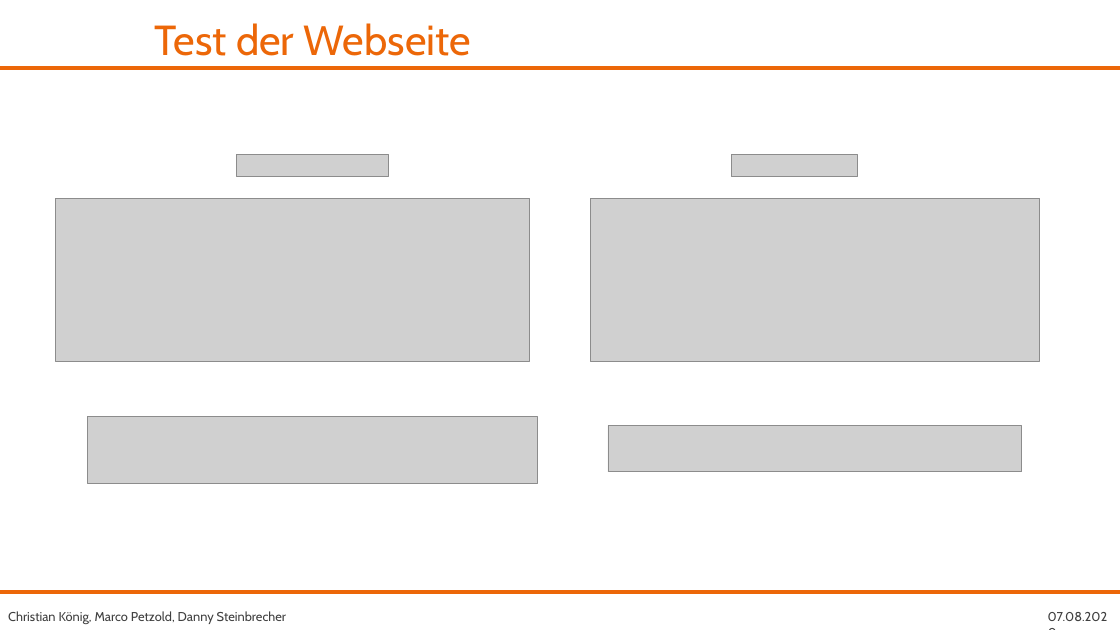
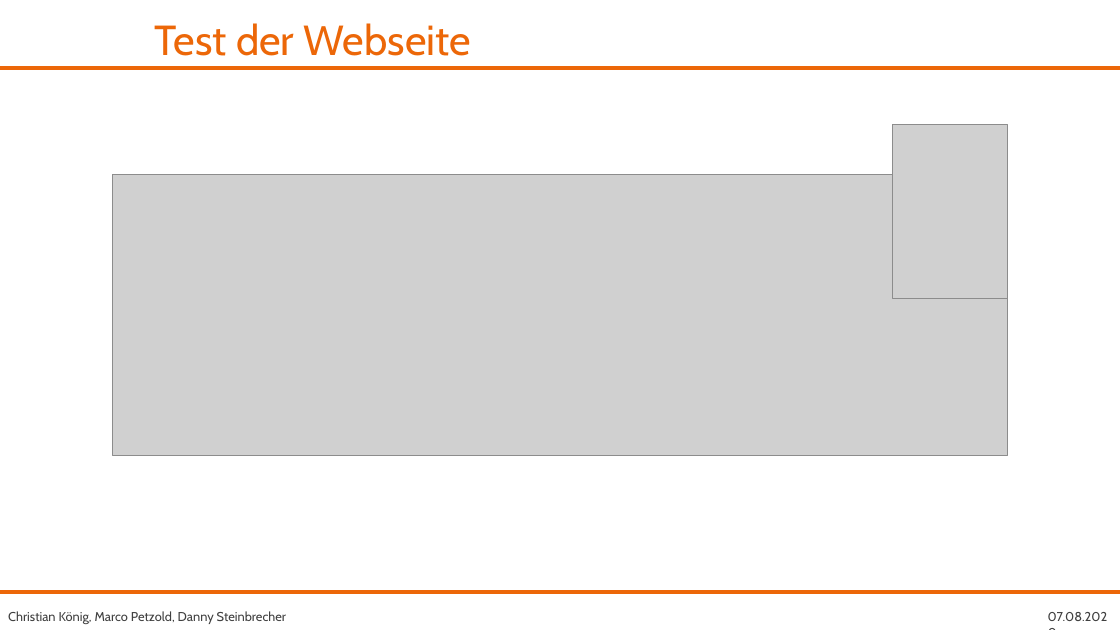
Before and after one commit to fh-erfurt/RentATool, a slide deck: slide 5 of share/presentations/Java 2/RentATool_17.07.2020_Danny.pptx (slide 6 before the commit). Drawn at 1120x630 pixels with LibreOffice and Linux fonts; fonts in the diff are those of the drawing; grey boxes stand for pictures; background and template pictures are left out. Boxes give left, top, right and bottom in pixels: in the first picture for what was removed or moved away, otherwise in the second. Text is boxed around its words. In the diff, an @@ line names an element or a change of style, - is before the commit and + after.

```diff
--- a/share/presentations/Java 2/RentATool_17.07.2020_Danny.pptx
+++ b/share/presentations/Java 2/RentATool_17.07.2020_Danny.pptx
@@ picture added at (x1=892, y1=124, x2=1007, y2=298) @@
@@ picture added at (x1=113, y1=175, x2=1008, y2=455) @@
@@ picture removed at (x1=236, y1=154, x2=388, y2=176) @@
@@ picture removed at (x1=732, y1=154, x2=858, y2=176) @@
@@ picture removed at (x1=55, y1=198, x2=530, y2=361) @@
@@ picture removed at (x1=590, y1=198, x2=1039, y2=361) @@
@@ picture removed at (x1=87, y1=417, x2=537, y2=483) @@
@@ picture removed at (x1=608, y1=426, x2=1023, y2=472) @@
```
Also in this commit, not shown: 2 other slides changed, 1 other file.
